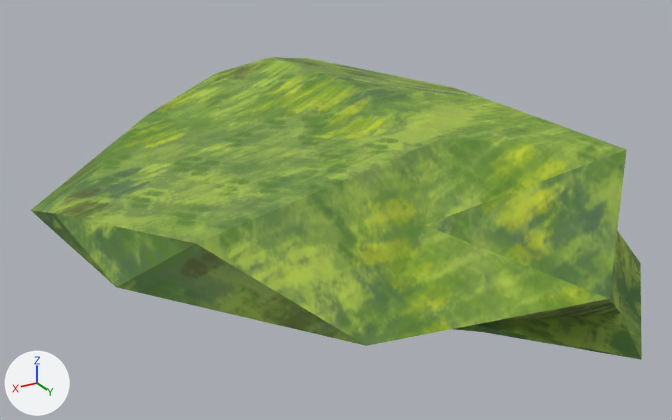
A saved change to the glTF model models/trees/foliage2.glb.
Rendered twice from a camera (50 mm lens) standing at (13.75, 20.42, 9.74) and looking at (0.92, -0.98, -0.96). Arrows for +X, +Y and +Z are at lower left; the lights stay in place. Vertices at the same position are counted once.

Names of what the first picture shows: 'foliage2'.
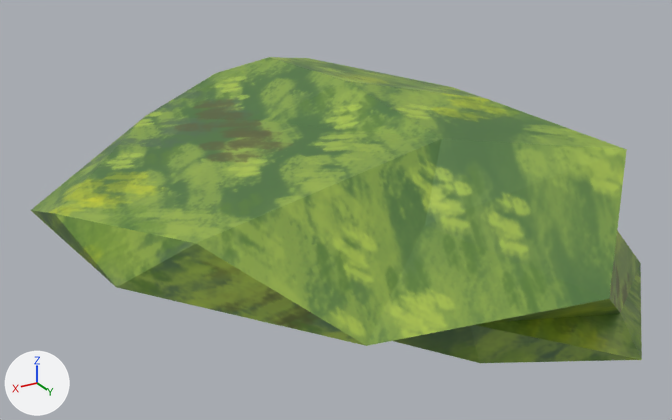
Pixel boxes [x1, y1, x2, y2] of what changed, in the pictures (672 x 420 px; the box of a moved part takes in the faces that stretch with it):
'foliage2', reshaped, surface changed
    before: [31, 57, 642, 360]
    after: [31, 57, 642, 363]
part 1 of me_foliage2, moved or reshaped
    before: [453, 325, 635, 359]
    after: [394, 325, 640, 363]
part 2 of me_foliage2, surface changed
    both: [31, 57, 642, 360]

Edits to the bpy script that builds the scene:
```text
Change me_foliage2:
    where me_foliage2.from_pydata(...)  # 42 vertices, 80 faces; spans x -10.4..9.0, y -9.4..8.2, z -2.6..3.0
    used by ob_foliage2; location = (0.0, 0.0, 0.0)
    me_foliage2 part 1
    me_foliage2.vertices[7].co: (1.6, 6.6, -1.0) -> (1.6, 6.6, -1.8)  # pixel (482, 332) -> pixel (480, 363)
    me_foliage2 part 2: texture (UV) coordinates of 80 of 80 faces, centred in x -8.5..8.8, y -8.4..7.2, z -2.2..2.8, changed; they spanned u 0.0..1.0, v 0.0..1.0 and now span u 0.0..0.93, v 0.0..1.0
```
